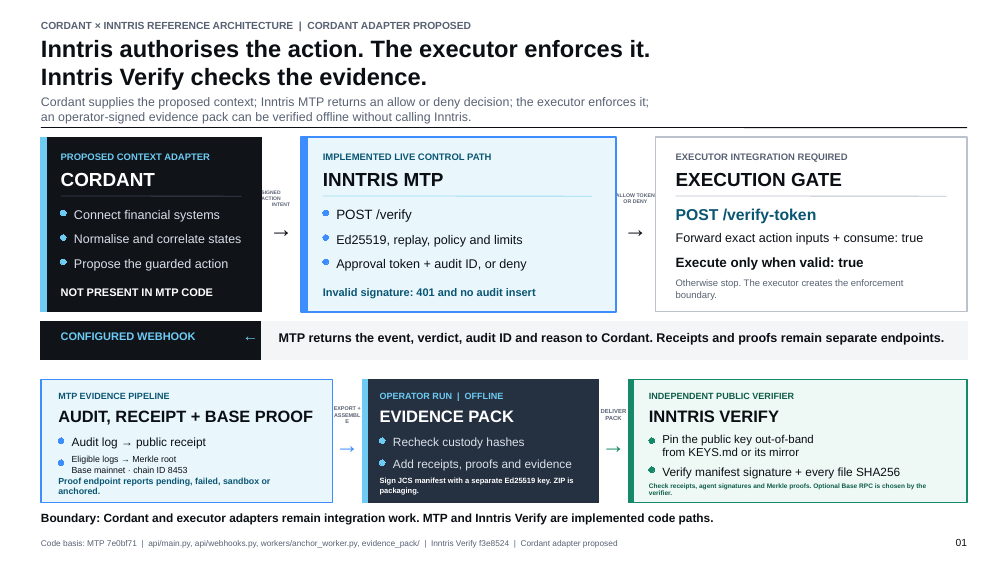
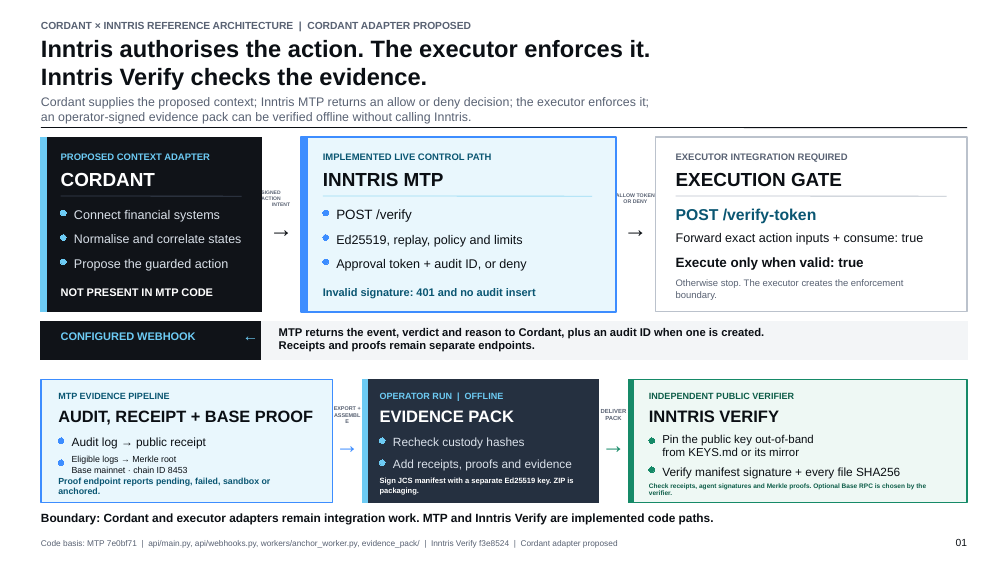
Before and after one commit to KingsmanRon/MTP, a slide deck: slide 1 of outputs/cordant_inntris_architecture.pptx. Drawn at 1008x567 pixels with LibreOffice and Linux fonts; fonts in the diff are those of the drawing. Boxes give left, top, right and bottom in pixels: in the first picture for what was removed or moved away, otherwise in the second. Text is boxed around its words. In the diff, an @@ line names an element or a change of style, - is before the commit and + after.

Commit message:
Clarify conditional audit ID callback

```diff
--- a/outputs/cordant_inntris_architecture.pptx
+++ b/outputs/cordant_inntris_architecture.pptx
@@ text at (279, 328, 764, 352): text changed; size 12 to 10.6 pt @@
-MTP returns the event, verdict, audit ID and reason to Cordant. Receipts and proofs remain separate endpoints.
+MTP returns the event, verdict and reason to Cordant, plus an audit ID when one is created.
+Receipts and proofs remain separate endpoints.
```
Also in this commit, not shown: 1 other file.
